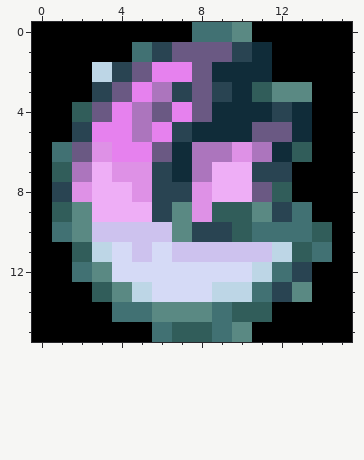
Two states of a pixel-art sprite, res/gfx/raw/special_skill_icon.png. That is the earlier state.
The file is 16x16 pixels.
Once edited:
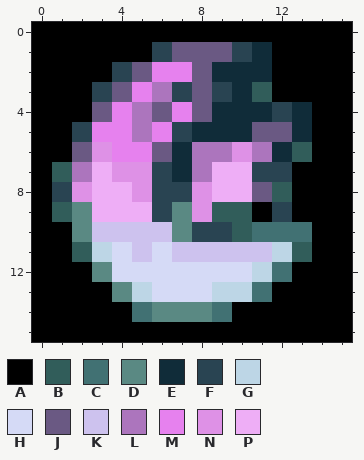
Palette (. is transparent): A #000000  B #315d5a  C #417173  D #5a8983  E #102c39  F #294452  G #bdd6e6  H #d5daf6  J #6a5983  K #cdc2ee  L #ac75bd  M #e681ee  N #de91e6  P #eeaef6
Edits made:
@@ x 0..15 @@
- 0 AAAAAAAACCDAAAAA
- 1 AAAAACFJJJFEAAAA
- 2 AAAGFJMMJEEEAAAA
- 3 AAAFJMLFJFEBDDAA
- 4 AABJMLJMJEEEFEAA
+ 0 AAAAAAAAAAAAAAAA
+ 1 AAAAAAFJJJFEAAAA
+ 2 AAAAFJMMJEEEAAAA
+ 3 AAAFJMLFJFEBAAAA
+ 4 AAAJMLJMJEEEFEAA
  5 AAFMMLMFEEEJJEAA
- 6 ACJNMMJELLNLEBAA
+ 6 AAJNMMJELLNLEBAA
  7 ABLPNNFELPPFFAAA
  8 AFNPPNFFNPPJBAAA
- 9 ABDPPPFDNBBDFCAA
-10 ACDKKKKDFFBCCCBA
-11 AABGHKHKKKKKGBCA
-12 AACDHHHHHHHGCFAA
-13 AAABDGHHHGGCFDAA
-14 AAAACCDDDCBBAAAA
-15 AAAAAACBBCDAAAAA
+ 9 ABDPPPFDNBBAFAAA
+10 AADKKKKDFFBCCCAA
+11 AABGHKHKKKKKGBAA
+12 AAADHHHHHHHGCAAA
+13 AAAADGHHHGGCAAAA
+14 AAAAACDDDCAAAAAA
+15 AAAAAAAAAAAAAAAA
